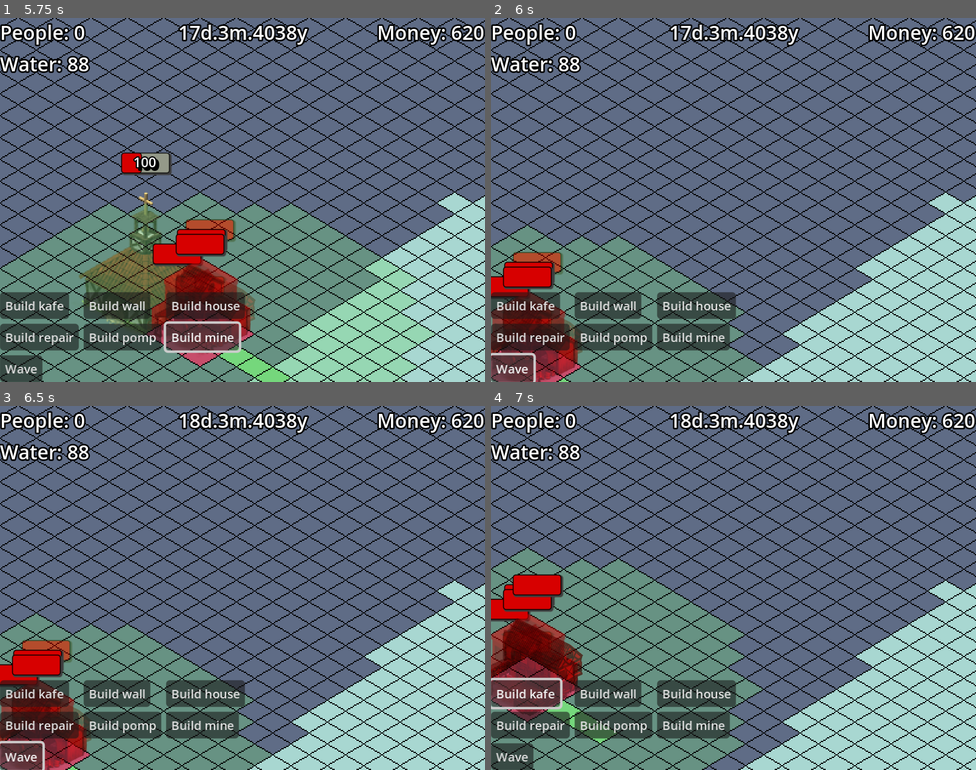
Above: before the commit, frames 1-4 (two rows, left to right).
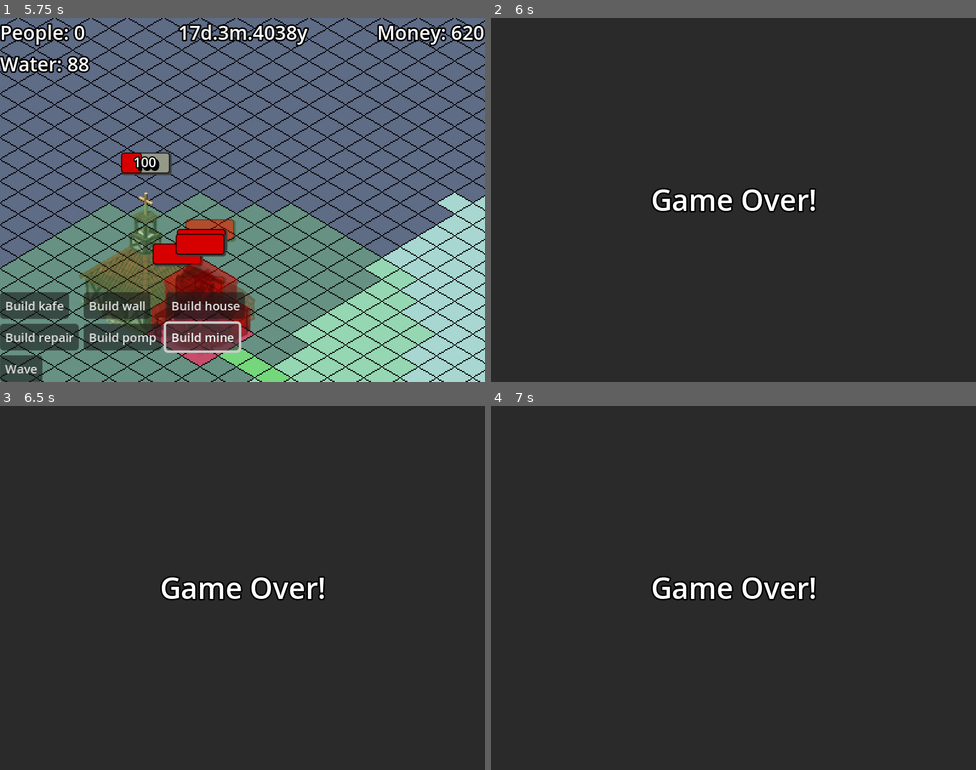
Above: after the commit, the same moments.

Repository: BurntRobot/artifical_heart_at_the_water-s_edge
Game: Godot game, scene res://world.tscn
Same seed, same stepped clock (60 frames per second), same inputs: the game is played once before the commit and once after it. The engine's default icon, where the game draws it, is replaced by a stand-in: a white triangle on a blue panel in a dark square.
Inputs (mouse positions are in pixels of both pictures, inside the frame that each line leads up to):
- Up to frame 1 (5.75 s): click "Build townhall" at 0.5 s; click "Build kafe" at 1.25 s; click "Build wall" at 2 s; click "Build house" at 2.75 s; click "Build repair" at 3.5 s; click "Build pomp" at 4.25 s; click "Build mine" at 5 s
- Up to frame 2 (6 s): click "Wave" at 5.75 s
- Up to frame 3 (6.5 s): no input
- Up to frame 4 (7 s): click (524, 693) at 6.5 s, where only the run before the commit has a clickable "Build kafe"

Frame 1 is identical in both runs. In frame 2, 98% of the frame differs, in the area x 0-100%, y 0-100%; in frame 3, 98%; in frame 4, 99%.

Commit message:
Added GameOver scene after town_hall down

Diff:
--- a/Buildings/building.gd
+++ b/Buildings/building.gd
@@ -65,17 +65,24 @@
 		health_label.text = str(current_health)
 		health_bar.max_value = health
 		if current_health <= 0:
-			queue_free()
-			# destruction animation
+			_destroy_building()
+
+func _destroy_building():
+	queue_free()
+	# destruction animation
 
 func you_cant_build():
-	return CityResources.money - building_cost < 0 or CityResources.water < water_in_day or something_placed_already()
-
-func something_placed_already():
+	return _no_money_for_build() or _no_water_for_building() or _something_placed_already()
+func _no_money_for_build():
+	return CityResources.money - building_cost < 0
+func _no_water_for_building():
+	return CityResources.water < water_in_day
+func _something_placed_already():
 	for _some_area in base_area.get_overlapping_areas():
 		if _some_area.name == "BaseArea" and _some_area != base_area:
 			return true
 	return false
+
 
 func snap_iso(pos: Vector2, tile_size_var: Vector2) -> Vector2:
 	var half_tile_size: Vector2 = tile_size_var * 0.5
--- a/Buildings/town_hall.gd
+++ b/Buildings/town_hall.gd
@@ -1,7 +1,13 @@
 extends Building
+
+signal destroyed
 
 
 func _next_day():
 	super._next_day()
 	if is_built and is_working:
 		CityResources.money += 5 #TODO: *workers
+
+func _destroy_building():
+	destroyed.emit()
+	super._destroy_building()
--- a/Map/map.gd
+++ b/Map/map.gd
@@ -10,6 +10,7 @@
 signal town_hall_built
 signal kafe_built
 signal water_down_signal
+signal game_over
 
 
 func _ready() -> void:
@@ -72,6 +73,7 @@
 	var town_hall = buildings_scenes[0].instantiate()
 	town_hall._on_check_free_ground.connect(is_tiles_are_free_ground)
 	town_hall.built.connect(town_hall_built.emit)
+	town_hall.destroyed.connect(game_over.emit)
 	add_child(town_hall)
 
 func _on_test_build_2_pressed() -> void:
--- /dev/null
+++ b/Titles/GameOver.tscn
@@ -0,0 +1,39 @@
+[gd_scene load_steps=2 format=3 uid="uid://l7h1igtwoss6"]
+
+[sub_resource type="LabelSettings" id="LabelSettings_odtcj"]
+font_size = 24
+outline_size = 5
+outline_color = Color(0, 0, 0, 1)
+
+[node name="GameOver" type="Control"]
+layout_mode = 3
+anchors_preset = 15
+anchor_right = 1.0
+anchor_bottom = 1.0
+grow_horizontal = 2
+grow_vertical = 2
+
+[node name="ColorRect" type="ColorRect" parent="."]
+layout_mode = 1
+anchors_preset = 15
+anchor_right = 1.0
+anchor_bottom = 1.0
+grow_horizontal = 2
+grow_vertical = 2
+color = Color(0.16565639, 0.16565642, 0.16565639, 1)
+
+[node name="Label" type="Label" parent="."]
+layout_mode = 1
+anchors_preset = 8
+anchor_left = 0.5
+anchor_top = 0.5
+anchor_right = 0.5
+anchor_bottom = 0.5
+offset_left = -46.0
+offset_top = -11.5
+offset_right = 46.0
+offset_bottom = 11.5
+grow_horizontal = 2
+grow_vertical = 2
+text = "Game Over!"
+label_settings = SubResource("LabelSettings_odtcj")
--- a/world.gd
+++ b/world.gd
@@ -2,7 +2,7 @@
 
 @onready var kafe_menu: Control = $GUI/KafeMenu
 @onready var map: Node2D = $Game/Map
-
+var gameover_scene = preload("res://Titles/GameOver.tscn").instantiate()
 
 func _on_map__on_kafe_click() -> void:
 	kafe_menu.show()
@@ -19,3 +19,6 @@
 
 func _on_map_town_hall_built() -> void:
 	$GUI/VBoxContainer/test_build.hide()
+
+func _on_map_game_over() -> void:
+	get_tree().change_scene_to_file("res://Titles/GameOver.tscn")
--- a/world.tscn
+++ b/world.tscn
@@ -496,6 +496,7 @@
 script = ExtResource("6_dwbse")
 
 [connection signal="_on_kafe_click" from="Game/Map" to="." method="_on_map__on_kafe_click"]
+[connection signal="game_over" from="Game/Map" to="." method="_on_map_game_over"]
 [connection signal="kafe_built" from="Game/Map" to="." method="_on_map_kafe_built"]
 [connection signal="town_hall_built" from="Game/Map" to="." method="_on_map_town_hall_built"]
 [connection signal="water_down_signal" from="Game/Map" to="GUI/InfoLabel" method="_on_map_water_down_signal"]
